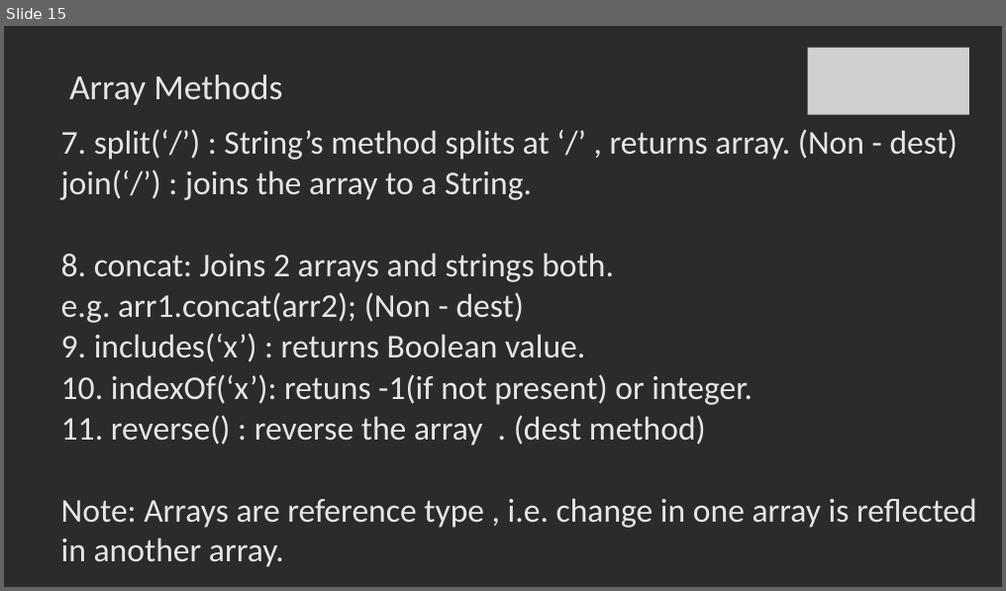
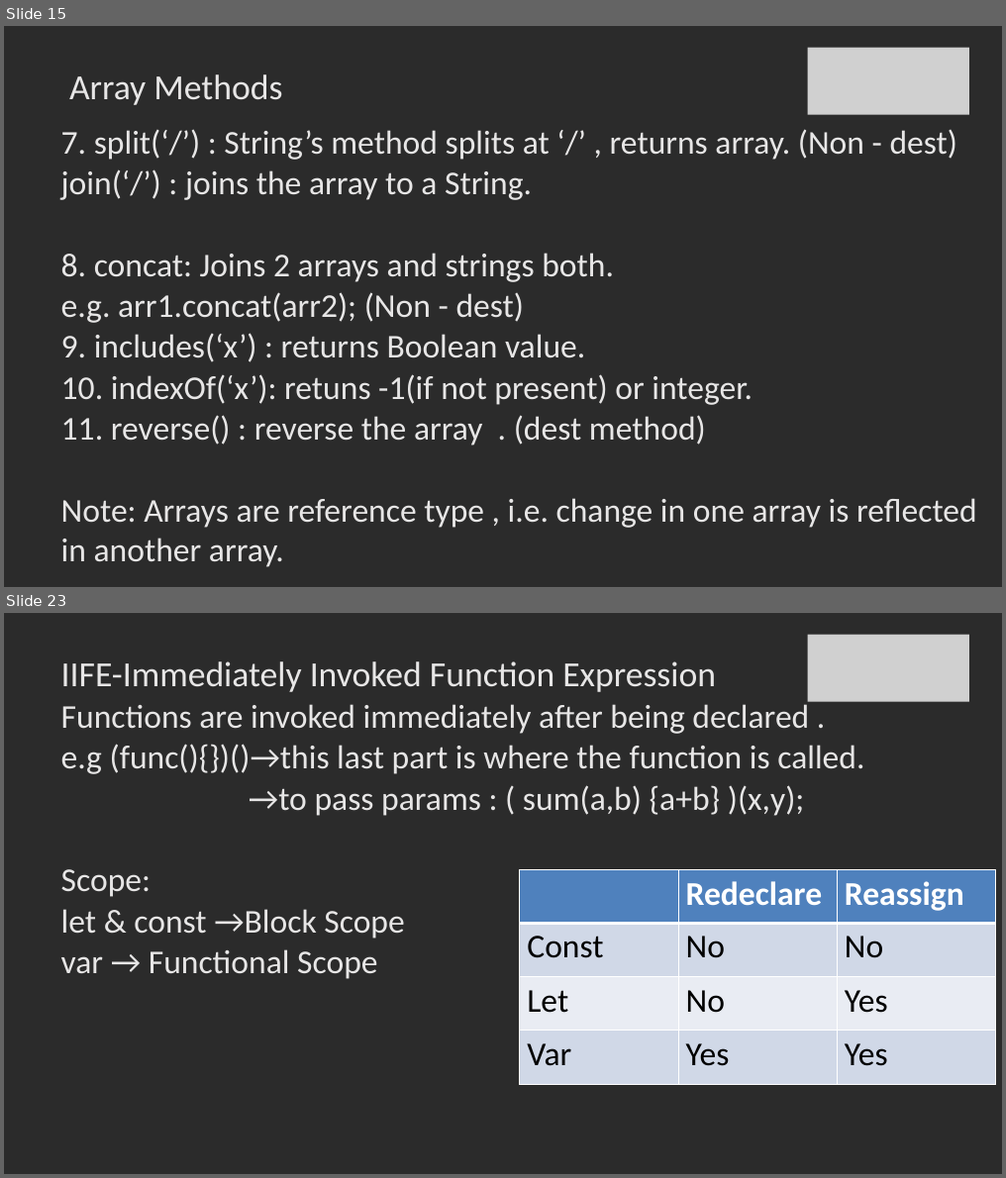
Before and after one commit to SachinBarpanda/WebDevGla, a slide deck: JS.pptx. Shown one above the other, each under a label of ours: slide 15 before the commit, slides 15 and 23 after it; the slides between them are not shown. The pictures are 1006x591 and 1006x1178 pixels, drawn with LibreOffice and Linux fonts; fonts in the diff are those of the drawing; grey boxes stand for pictures; background and template pictures are left out; a plain dark background stands for a picture behind light text. Boxes give left, top, right and bottom in pixels: in the first picture for what was removed or moved away, otherwise in the second. Text is boxed around its words. In the diff, an @@ line names an element or a change of style, - is before the commit and + after.

```diff
--- a/JS.pptx
+++ b/JS.pptx
@@ slide 23 added at (x1=4, y1=613, x2=1002, y2=1174), background picture (left out) @@
@@ picture added at (x1=807, y1=635, x2=969, y2=702) @@
@@ title added at (x1=61, y1=662, x2=716, y2=692), 34 pt, text #E7E6E6 @@
+IIFE-Immediately Invoked Function Expression
@@ text added at (x1=61, y1=701, x2=864, y2=979), 32 pt, text #E7E6E6 @@
+Functions are invoked immediately after being declared .
+e.g (func(){})()→this last part is where the function is called.
+→to pass params : ( sum(a,b) {a+b} )(x,y);
+Scope:
+let & const →Block Scope
+var → Functional Scope
@@ table added at (x1=520, y1=869, x2=996, y2=1084), 4 rows, 3 columns @@
+ | Redeclare | Reassign
+Const | No | No
+Let | No | Yes
+Var | Yes | Yes
```
Also in this commit, not shown: 12 other slides added, 43 other files.
